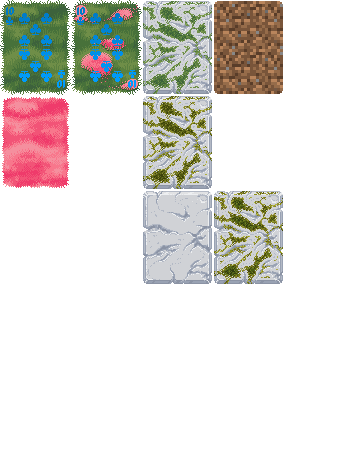
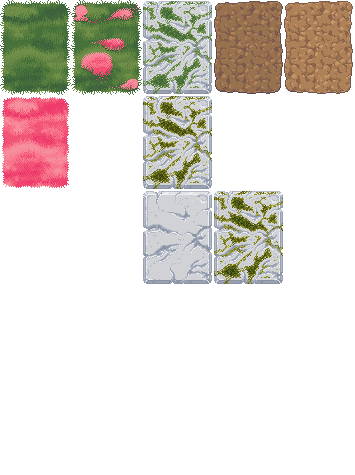
Comparing the layer stacks of the two 355×475 images. Changes:
hid "Test Card", painted on it over [6, 1, 353, 94]
added layer "Dirt Texture" above "Moss Overlay" over [214, 1, 353, 94]
painted on "Moss Overlay" over [214, 1, 283, 94]
